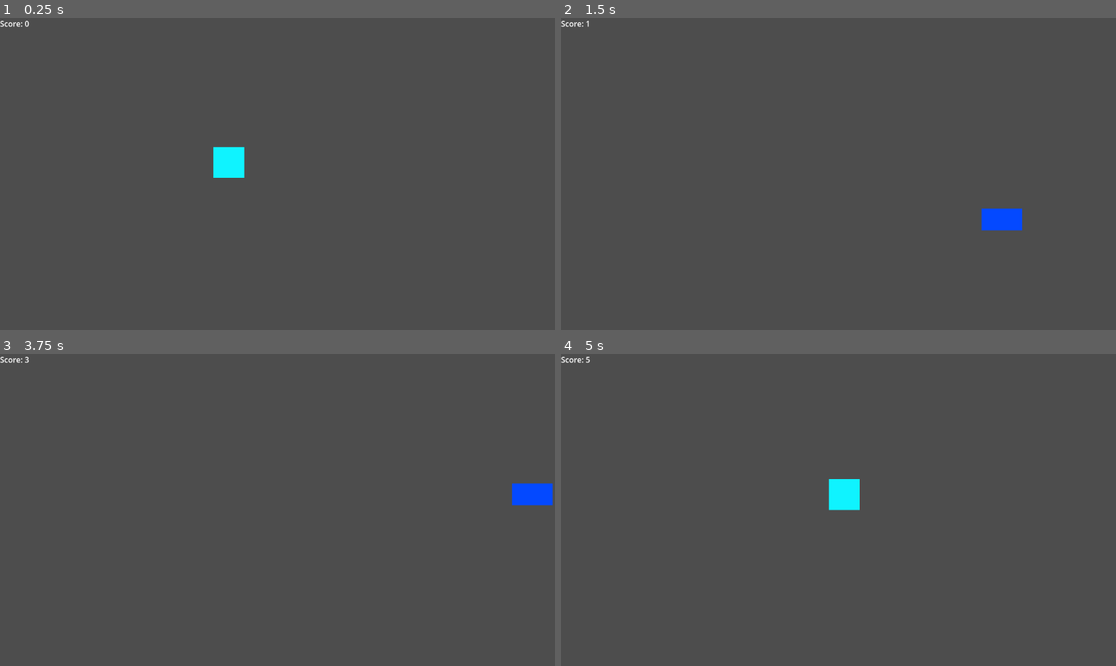
Above: before the commit, frames 1-4 (two rows, left to right).
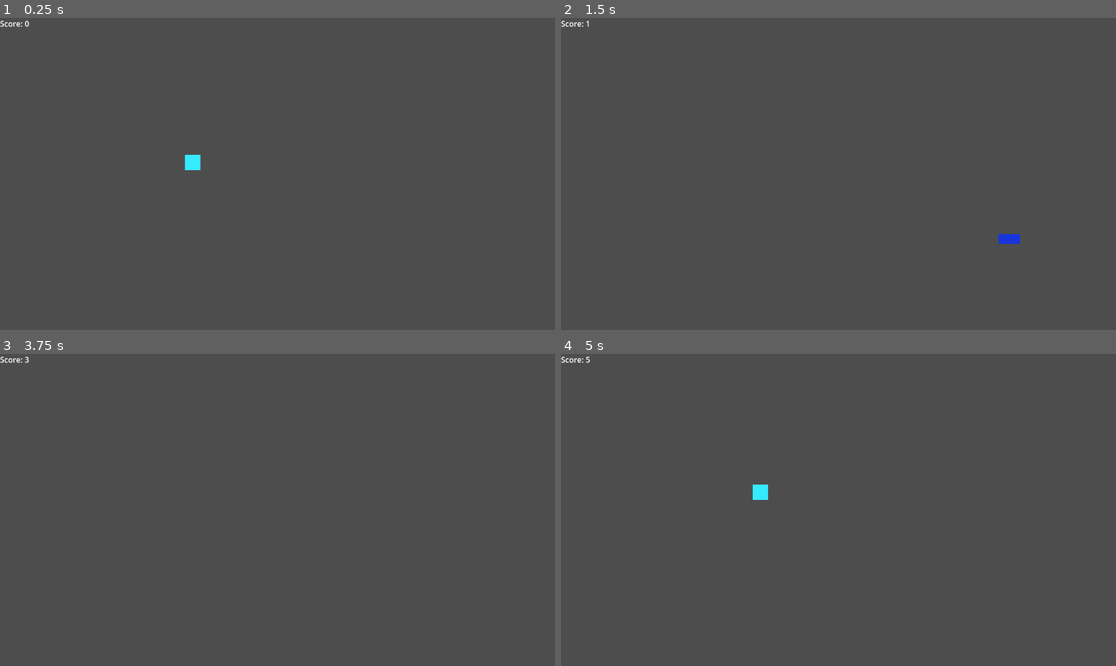
Above: after the commit, the same moments.

Repository: LosCopilot/Shape_Dash
Game: Godot game, scene res://scenes/Main.tscn
The game is run twice, just before and just after one commit, with the same random seed, the same clock (stepped at 60 frames per second) and the same inputs.
Inputs:
- Up to frame 1 (0.25 s): no input
- Up to frame 2 (1.5 s): hold D (move_right) 0.53-1.28 s; tap Space (dash) at 0.6, 1.35 s; hold S (move_down) from 1.28 s (still down)
- Up to frame 3 (3.75 s): release S (move_down) at 2.03 s; hold D (move_right) 2.03-2.78 s; tap Space (dash) at 2.1, 2.85, 3.5, 3.6 s; tap Enter at 2.75 s; hold W (move_up) 2.78-3.53 s; hold A (move_left) from 3.53 s (still down)
- Up to frame 4 (5 s): keep holding A (move_left); tap Space (dash) at 4.35 s

The runs differ from the first frame. In frame 1, 0.7% of the frame differs, in the area x 33-45%, y 41-52%; in frame 2, 0.6%; in frame 3, 0.5%; in frame 4, 0.7%.

Commit message:
Version 2

Diff:
--- a/scripts/Player.gd
+++ b/scripts/Player.gd
@@ -3,14 +3,18 @@
 signal player_hit
 
 @export var normal_speed = 300
-@export var dash_speed = 800
-@export var dash_duration = 0.25  # Más tiempo de dash
-@export var dash_cooldown = 0.5
+@export var dash_speed = 1200  # Aumentado para mayor impacto
+@export var dash_duration = 0.35  # Duración aumentada
+@export var dash_cooldown = 0.4   # Cooldown reducido
+@export var acceleration = 15.0   # Para movimiento más fluido
+@export var deceleration = 20.0   # Para frenado más suave
 
-var current_speed = normal_speed
+var current_speed = 0
+var target_speed = 0
+var velocity = Vector2.ZERO
 var can_dash = true
 var is_dashing = false
-var last_movement_direction = Vector2.RIGHT  # Dirección por defecto
+var last_movement_direction = Vector2.RIGHT
 
 @onready var sprite = $Sprite
 var dash_timer: Timer
@@ -25,15 +29,25 @@
 func _physics_process(delta):
 	var input_dir = Input.get_vector("move_left", "move_right", "move_up", "move_down")
 
-	# Actualizamos la última dirección de movimiento si hay input
+	# Actualizar dirección y velocidad objetivo
 	if input_dir.length() > 0:
 		last_movement_direction = input_dir.normalized()
+		target_speed = normal_speed
+	else:
+		target_speed = 0
 
-	# Movimiento continuo durante el dash
-	position += last_movement_direction * current_speed * delta
+	# Suavizar aceleración/desaceleración
+	if current_speed < target_speed:
+		current_speed = min(current_speed + acceleration * delta * 60, target_speed)
+	elif current_speed > target_speed:
+		current_speed = max(current_speed - deceleration * delta * 60, target_speed)
+
+	# Aplicar movimiento
+	velocity = last_movement_direction * current_speed
+	position += velocity * delta
 
 	# Dash con Space
-	if Input.is_action_just_pressed("dash") and can_dash:
+	if Input.is_action_just_pressed("dash") and can_dash and last_movement_direction != Vector2.ZERO:
 		start_dash()
 
 func setup_timers():
@@ -60,8 +74,12 @@
 
 	# Efecto visual mejorado
 	var tween = create_tween()
-	tween.tween_property(sprite, "scale", Vector2(1.3, 0.7), 0.05)
-	tween.parallel().tween_property(sprite, "modulate", Color(0.3, 0.3, 1.0), 0.05)
+	tween.tween_property(sprite, "scale", Vector2(1.4, 0.6), 0.1)
+	tween.parallel().tween_property(sprite, "modulate", Color(0.2, 0.2, 1.0, 0.8), 0.1)
+
+	# Efecto de distorsión durante dash
+	var distortion_tween = create_tween()
+	distortion_tween.tween_property(sprite.material, "shader_param:distortion", 0.2, 0.1)
 
 	dash_timer.start()
 	dash_cooldown_timer.start()
@@ -69,13 +87,18 @@
 
 func end_dash():
 	is_dashing = false
-	current_speed = normal_speed
+	target_speed = normal_speed if Input.get_vector("move_left", "move_right", "move_up", "move_down").length() > 0 else 0
+
+	# Restaurar efectos visuales suavemente
+	var tween = create_tween()
+	tween.tween_property(sprite, "scale", Vector2.ONE, 0.15)
+	tween.parallel().tween_property(sprite, "modulate", Color.WHITE, 0.15)
+
+	# Restaurar distorsión
+	var distortion_tween = create_tween()
+	distortion_tween.tween_property(sprite.material, "shader_param:distortion", 0.0, 0.15)
+
 	set_collision_mask_value(1, true)
-
-	# Restaurar efectos visuales
-	var tween = create_tween()
-	tween.tween_property(sprite, "scale", Vector2.ONE, 0.1)
-	tween.parallel().tween_property(sprite, "modulate", Color.WHITE, 0.1)
 
 func _on_dash_timer_timeout():
 	end_dash()
@@ -89,8 +112,11 @@
 
 func _on_game_started():
 	# Resetear estado al iniciar juego
-	current_speed = normal_speed
+	current_speed = 0
+	target_speed = 0
+	velocity = Vector2.ZERO
 	can_dash = true
 	is_dashing = false
+	last_movement_direction = Vector2.RIGHT
 	sprite.modulate = Color.WHITE
 	sprite.scale = Vector2.ONE
Binary file changed: assets/player.png
